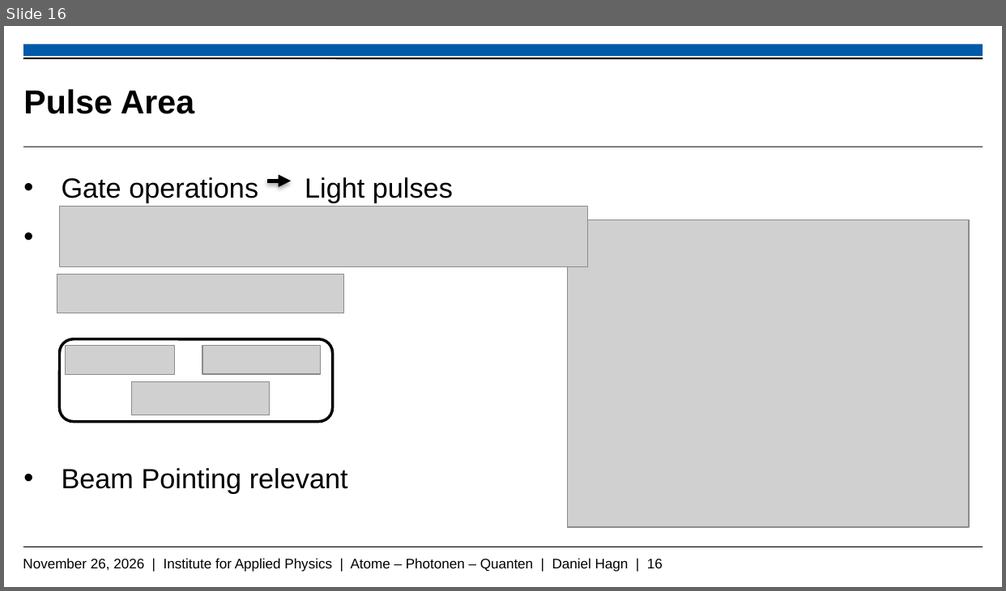
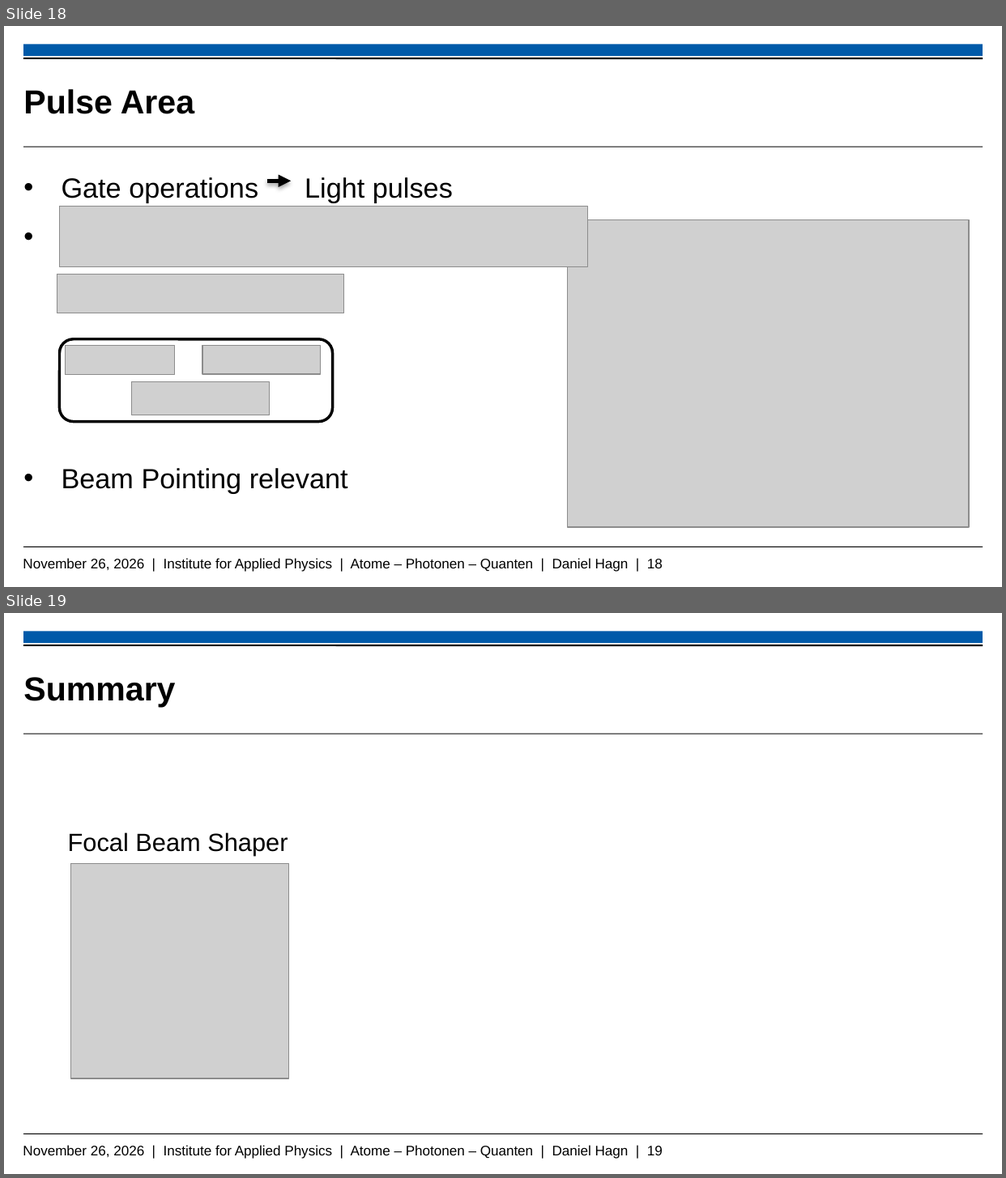
Before and after one commit to Daniel-Hagn-physik/Masterthesis_Backup, a slide deck: Hagn_Daniel_Mastervortrag.pptx. Shown one above the other, each under a label of ours: slide 16 before the commit, slides 18 and 19 after it. The pictures are 1006x591 and 1006x1178 pixels, drawn with LibreOffice and Linux fonts; fonts in the diff are those of the drawing; grey boxes stand for pictures; background and template pictures are left out. Boxes give left, top, right and bottom in pixels: in the first picture for what was removed or moved away, otherwise in the second. Text is boxed around its words. In the diff, an @@ line names an element or a change of style, - is before the commit and + after.

```diff
--- a/Hagn_Daniel_Mastervortrag.pptx
+++ b/Hagn_Daniel_Mastervortrag.pptx
@@ slide 19 added at bbox=[4, 613, 1002, 1174], background #FFFFFF; not listed: 5 template elements that a slide beside it also shows @@
@@ title added at bbox=[23, 677, 175, 707], 24 pt, text #000000, bold @@
+Summary
@@ text added at bbox=[68, 833, 288, 856], 18 pt, text #000000 @@
+Focal Beam Shaper
@@ picture added at bbox=[71, 863, 288, 1079] @@
@@ what was slide 16 is now slide 18 @@
@@ text at bbox=[23, 558, 663, 572]: text changed @@
-November 26, 2026 | Institute for Applied Physics | Atome – Photonen – Quanten | Daniel Hagn | 16
+November 26, 2026 | Institute for Applied Physics | Atome – Photonen – Quanten | Daniel Hagn | 18
```
Also in this commit, not shown: 12 slides changed, 5 other slides added, 7 slides removed.
